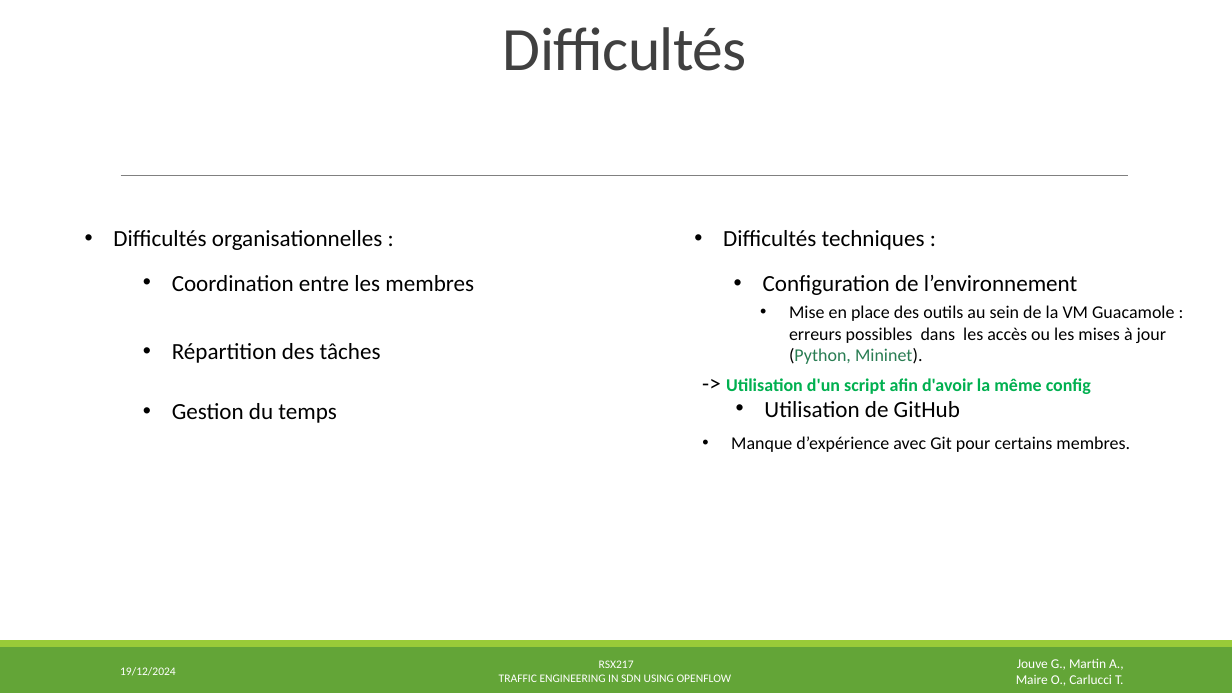
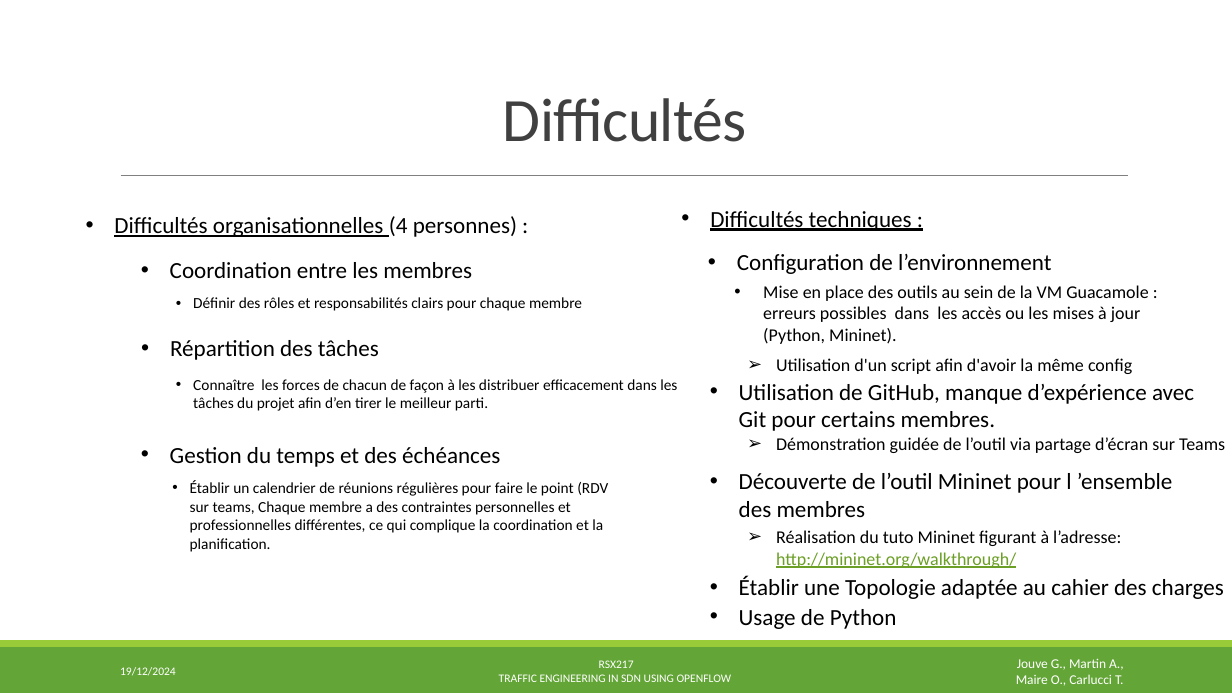
Before and after one commit to soranjade/RSX217_MINI-PROJ, a slide deck: slide 2 of presentation_19nov24.pptx. Drawn at 1232x693 pixels with LibreOffice and Linux fonts; fonts in the diff are those of the drawing. Boxes give left, top, right and bottom in pixels: in the first picture for what was removed or moved away, otherwise in the second. Text is boxed around its words. In the diff, an @@ line names an element or a change of style, - is before the commit and + after.

Commit message:
update slide 2

```diff
--- a/presentation_19nov24.pptx
+++ b/presentation_19nov24.pptx
@@ title "Difficultés" moved from (x1=503, y1=27, x2=747, y2=71) to (x1=503, y1=98, x2=747, y2=142) @@
@@ text "Difficultés techniques :" moved from (x1=723, y1=230, x2=925, y2=250) to (x1=710, y1=211, x2=912, y2=231) @@
@@ text "Difficultés techniques :" at (x1=710, y1=211, x2=912, y2=231): underline on @@
@@ text at (x1=114, y1=216, x2=517, y2=237): text changed @@
-• Difficultés organisationnelles :
+• Difficultés organisationnelles (4 personnes) :
@@ text "Coordination entre les membres" moved from (x1=172, y1=275, x2=474, y2=291) to (x1=170, y1=262, x2=472, y2=278) @@
@@ text "Configuration de l’environnement" moved from (x1=763, y1=275, x2=1077, y2=295) to (x1=737, y1=254, x2=1051, y2=274) @@
@@ text added at (x1=193, y1=297, x2=582, y2=311), 12 pt, text #000000 @@
+• Définir des rôles et responsabilités clairs pour chaque membre
@@ text "Mise en place des outils ..." moved from (x1=789, y1=305, x2=1174, y2=364) to (x1=763, y1=285, x2=1148, y2=344) @@
@@ text "Mise en place des outils ..." at (x1=763, y1=285, x2=1148, y2=344): text colour #297D53 to #000000 in "(Python, Mininet)." @@
@@ text at (x1=776, y1=358, x2=1132, y2=374): text changed; text colour #00B050 to #000000; bold off @@
--> Utilisation d'un script afin d'avoir la même config
+➢ Utilisation d'un script afin d'avoir la même config
@@ text added at (x1=193, y1=379, x2=677, y2=411), 12 pt, text #000000 @@
+• Connaître les forces de chacun de façon à les distribuer efficacement dans les tâches du projet afin d’en tirer le meilleur parti.
@@ text at (x1=739, y1=384, x2=1194, y2=431): text changed; size 14 to 18 pt @@
-• Manque d’expérience avec Git pour certains membres.
+• Utilisation de GitHub, manque d’expérience avec Git pour certains membres.
@@ text removed at (x1=764, y1=401, x2=960, y2=417) @@
-• Utilisation de GitHub
@@ text at (x1=170, y1=447, x2=500, y2=467): text changed @@
-• Gestion du temps
+• Gestion du temps et des échéances
@@ text added at (x1=776, y1=437, x2=1225, y2=453), 14 pt, text #000000 @@
+➢ Démonstration guidée de l’outil via partage d’écran sur Teams
@@ text added at (x1=739, y1=473, x2=1173, y2=517), 18 pt, text #000000 @@
+• Découverte de l’outil Mininet pour l ’ensemble des membres
@@ text added at (x1=190, y1=480, x2=608, y2=552), 12 pt, text #000000 @@
+• Établir un calendrier de réunions régulières pour faire le point (RDV sur teams, Chaque membre a des contraintes personnelles et professionnelles différentes, ce qui complique la coordination et la planification.
@@ text added at (x1=776, y1=530, x2=1121, y2=568), 14 pt, text #000000 @@
+➢ Réalisation du tuto Mininet figurant à l’adresse: http://mininet.org/walkthrough/
@@ text added at (x1=739, y1=575, x2=1224, y2=599), 18 pt, text #000000 @@
+• Établir une Topologie adaptée au cahier des charges
@@ text added at (x1=739, y1=609, x2=897, y2=629), 18 pt, text #000000 @@
+• Usage de Python
```
